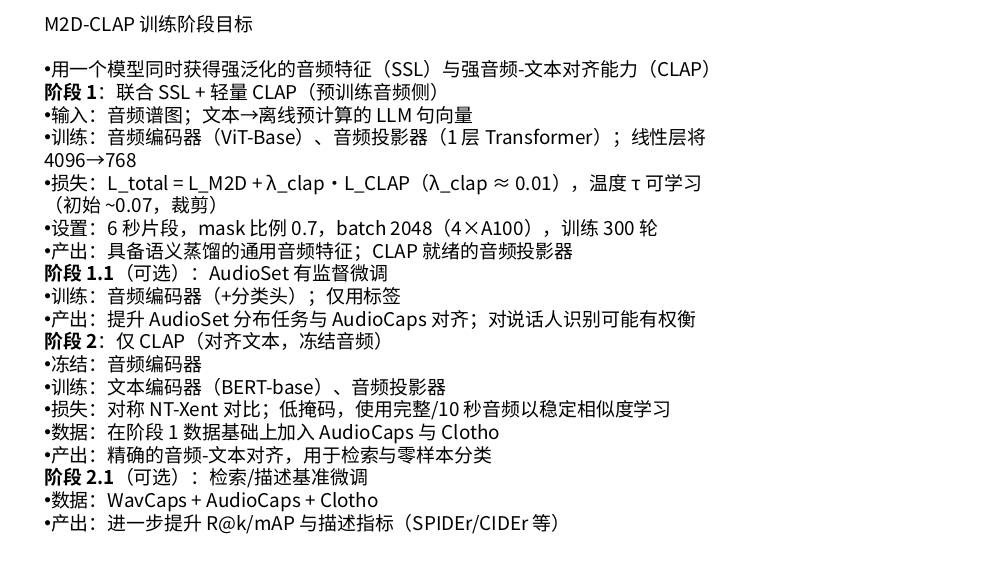
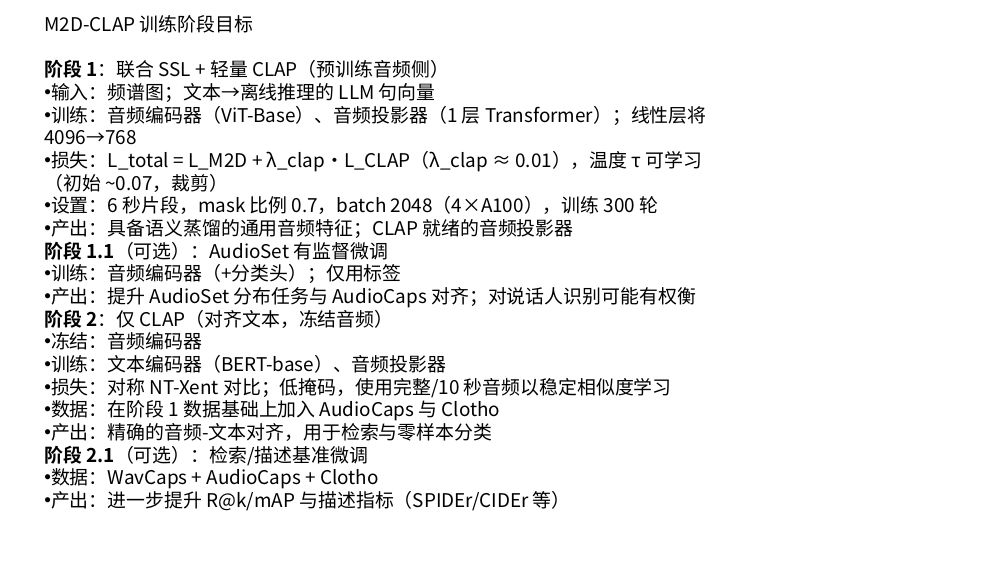
Before and after one commit to dongwhfdyer/utils_come, a slide deck: slide 12 of 论文调研.pptx (slide 11 before the commit). Drawn at 1008x567 pixels with LibreOffice and Linux fonts; fonts in the diff are those of the drawing. Boxes give left, top, right and bottom in pixels: in the first picture for what was removed or moved away, otherwise in the second. Text is boxed around its words. In the diff, an @@ line names an element or a change of style, - is before the commit and + after.

```diff
--- a/论文调研.pptx
+++ b/论文调研.pptx
@@ text at <box>51,60,722,78</box>: paragraph removed @@
-• 用一个模型同时获得强泛化的音频特征（SSL）与强音频-文本对齐能力（CLAP）
@@ text at <box>51,83,436,102</box>: text changed @@
-• 输入：音频谱图；文本→离线预计算的 LLM 句向量
+• 输入：频谱图；文本→离线推理的 LLM 句向量
```
Also in this commit, not shown: 6 other slides changed, 5 slides added, 2 slides removed, 2 other files.
